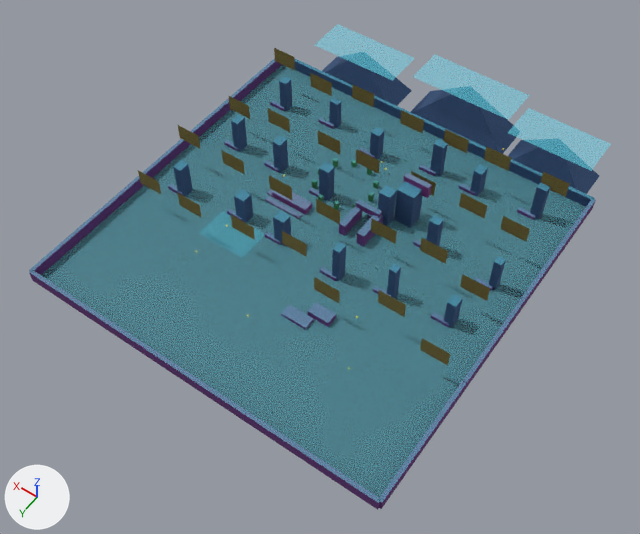
An edit to the glTF model assets/models/levels/rotwood-forest.glb, drawn before and after from the same camera.
Rendered twice from a camera (50 mm lens) standing at (-56.0, 78.8, 116.8) and looking at (-2.1, 3.4, -1.8). The axes (+X, +Y, +Z) are drawn at lower left. The lights are the same throughout. The picture after the commit comes second. Objects named as collision shapes, trigger or cutter boxes, shadow casters or lower levels of detail are left out.

Objects in the first picture: 'ART_rotwood-forest_east_bramble_wall', 'ART_rotwood-forest_fogged_treeline_center', 'ART_rotwood-forest_fogged_treeline_east', 'ART_rotwood-forest_fogged_treeline_west', 'ART_rotwood-forest_south_root_wall', 'WALKABLE_rotwood-forest_black_pond_mirror', 'WALKABLE_rotwood-forest_fogged_treeline_center', 'WALKABLE_rotwood-forest_fogged_treeline_east', 'WALKABLE_rotwood-forest_fogged_treeline_west', 'WALKABLE_rotwood-forest_muddy_path_clearing_floor', 'WALKABLE_rotwood-forest_south_root_wall', 'WALKABLE_rotwood-forest_west_bramble_wall' and 101 more.
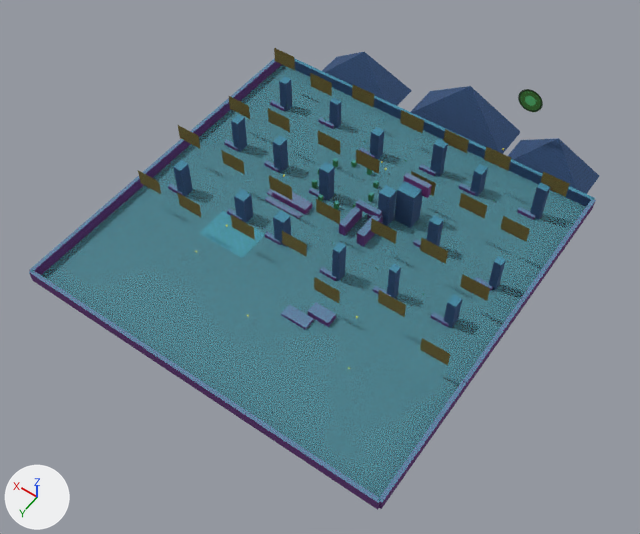
Boxes (x1, y1, x2, y2) around the edits, measured in the pictures (640 x 534 px):
'WALKABLE_rotwood-forest_fogged_treeline_center', deleted: before (413, 55, 530, 120)
'WALKABLE_rotwood-forest_fogged_treeline_west', deleted: before (508, 108, 611, 171)
'WALKABLE_rotwood-forest_fogged_treeline_east', deleted: before (315, 24, 415, 81)
'ART_rotwood-forest_sliding_pale_moon_behind_treeline', added (green): after (518, 89, 543, 112)

The change, as a list of edits to the scene's bpy script:
```text
Add img_leveltex_palemoon:
    img_leveltex_palemoon = load_image('LEVELTEX_paleMoon', '_unpacked/LEVELTEX_paleMoon', 64, 64, 'sRGB')
Add mat_levelmat_palemoon:
    mat_levelmat_palemoon = principled_material('LEVELMAT_paleMoon')
    mat_levelmat_palemoon.texture = img_leveltex_palemoon  # with its transparency
    mat_levelmat_palemoon.roughness = 0.85
Add me_art_rotwood_forest_sliding_pale_moon_behind_treeline:
    me_art_rotwood_forest_sliding_pale_moon_behind_treeline.from_pydata(...)  # 4 vertices, 2 faces; spans x -20.9..-15.1, y -36.0, z 12.1..17.9
    me_art_rotwood_forest_sliding_pale_moon_behind_treeline.materials.append(mat_levelmat_palemoon)  # picture img_leveltex_palemoon
Remove ob_walkable_rotwood_forest_fogged_treeline_west:
    ob_walkable_rotwood_forest_fogged_treeline_west = bpy.data.objects.new('WALKABLE_rotwood-forest_fogged_treeline_west', me_walkable_rotwood_forest_fogged_treeline_west)
    ob_walkable_rotwood_forest_fogged_treeline_west.location = (0.0, 0.0, 0.0)
Remove ob_walkable_rotwood_forest_fogged_treeline_center:
    ob_walkable_rotwood_forest_fogged_treeline_center = bpy.data.objects.new('WALKABLE_rotwood-forest_fogged_treeline_center', me_walkable_rotwood_forest_fogged_treeline_center)
    ob_walkable_rotwood_forest_fogged_treeline_center.location = (0.0, 0.0, 0.0)
Remove ob_walkable_rotwood_forest_fogged_treeline_east:
    ob_walkable_rotwood_forest_fogged_treeline_east = bpy.data.objects.new('WALKABLE_rotwood-forest_fogged_treeline_east', me_walkable_rotwood_forest_fogged_treeline_east)
    ob_walkable_rotwood_forest_fogged_treeline_east.location = (0.0, 0.0, 0.0)
Add ob_art_rotwood_forest_sliding_pale_moon_behind_treeline:
    ob_art_rotwood_forest_sliding_pale_moon_behind_treeline = bpy.data.objects.new('ART_rotwood-forest_sliding_pale_moon_behind_treeline', me_art_rotwood_forest_sliding_pale_moon_behind_treeline)
    ob_art_rotwood_forest_sliding_pale_moon_behind_treeline.location = (0.0, 0.0, 0.0)
```
